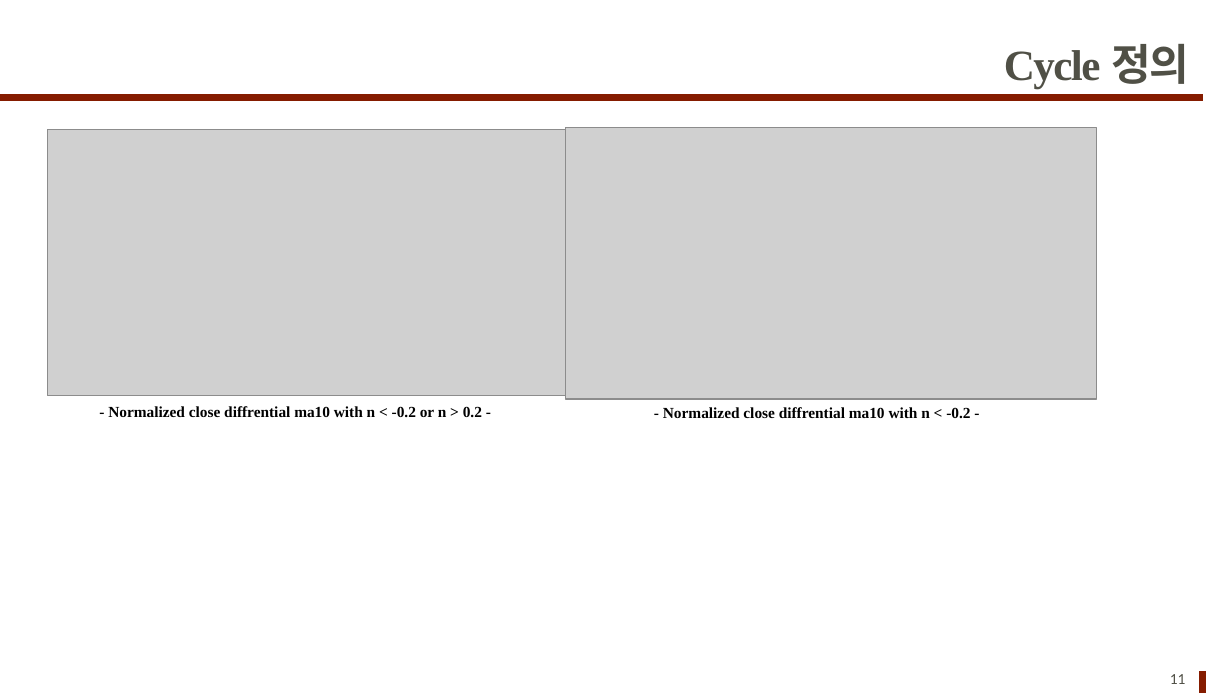
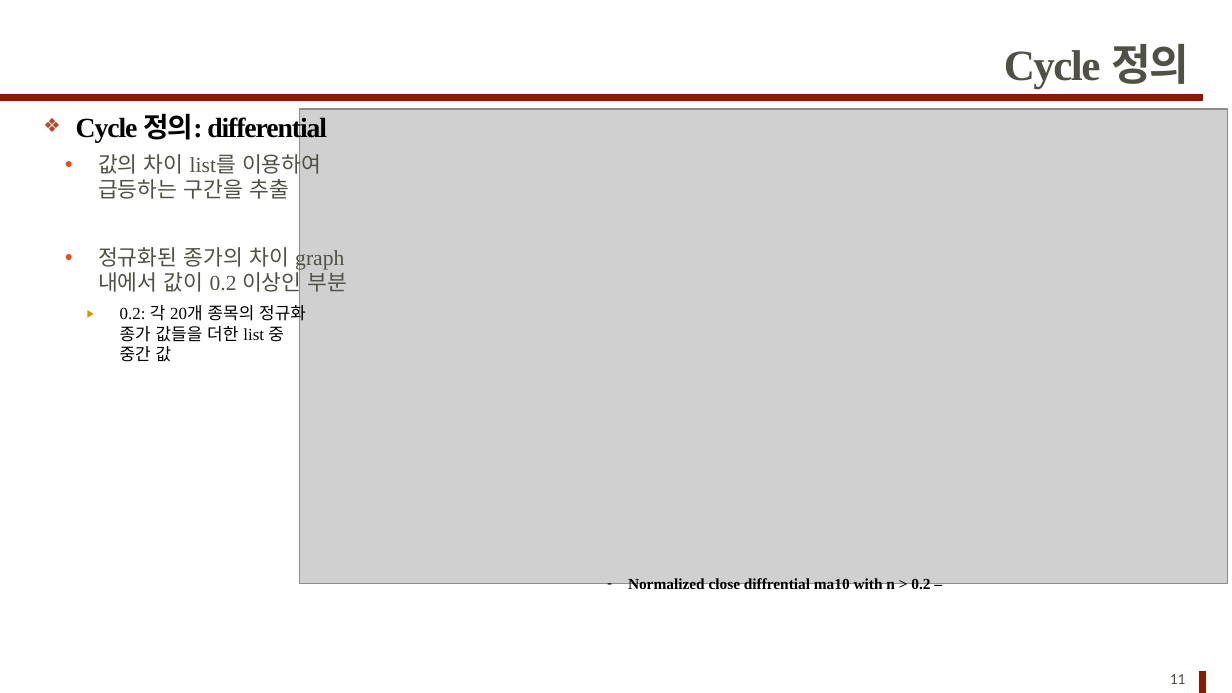
Before and after one commit to pathofexile7777/stock_cycle_prediction, a slide deck: slide 11 of 현황.pptx. Drawn at 1232x693 pixels with LibreOffice and Linux fonts; fonts in the diff are those of the drawing; grey boxes stand for pictures. Boxes give left, top, right and bottom in pixels: in the first picture for what was removed or moved away, otherwise in the second. Text is boxed around its words. In the diff, an @@ line names an element or a change of style, - is before the commit and + after.

```diff
--- a/현황.pptx
+++ b/현황.pptx
@@ text added at (76, 113, 348, 362), 14 pt, text #000000 @@
+❖ Cycle 정의: differential
+  ● 값의 차이 list를 이용하여
+    급등하는 구간을 추출
+  ● 정규화된 종가의 차이 graph
+    내에서 값이 0.2 이상인 부분
+    ▶ 0.2: 각 20개 종목의 정규화
+      종가 값들을 더한 list 중
+      중간 값
@@ picture: place and size @@
-picture at (566, 128, 1097, 399)
+picture at (299, 109, 1228, 583)
@@ picture removed at (48, 129, 570, 396) @@
@@ text removed at (663, 407, 970, 418) @@
-- Normalized close diffrential ma10 with n < -0.2 -
@@ text at (628, 578, 930, 592): text changed @@
-- Normalized close diffrential ma10 with n < -0.2 or n > 0.2 -
+– Normalized close diffrential ma10 with n > 0.2 –
```
Also in this commit, not shown: 1 other slide changed, 3 slides added, 11 other files.
